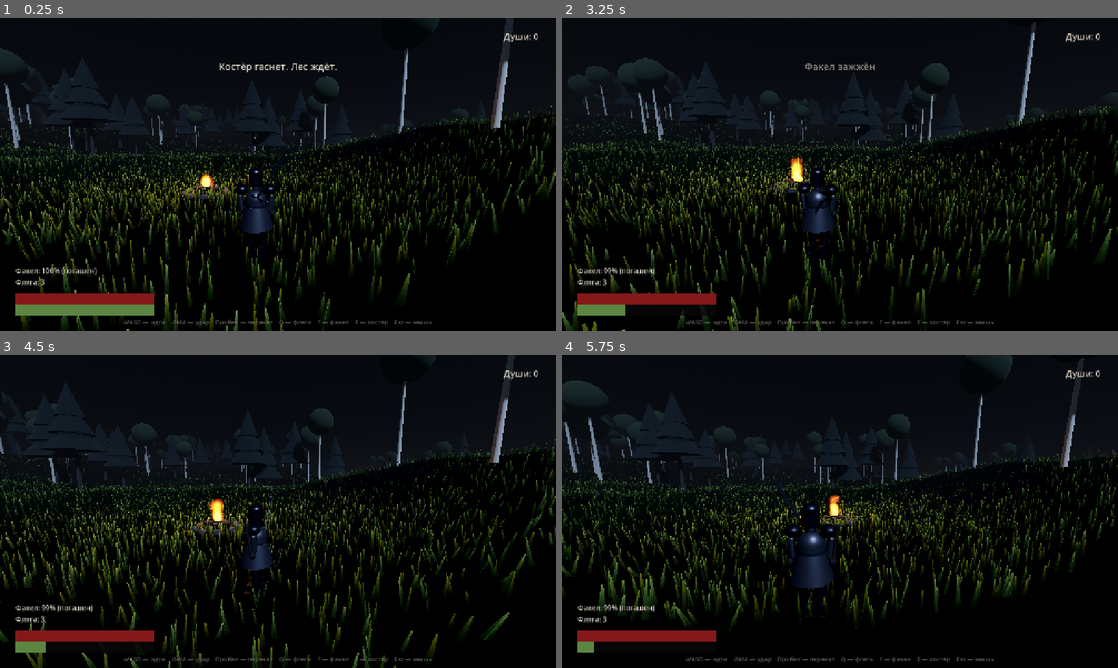
Above: before the commit, frames 1-4 (two rows, left to right).
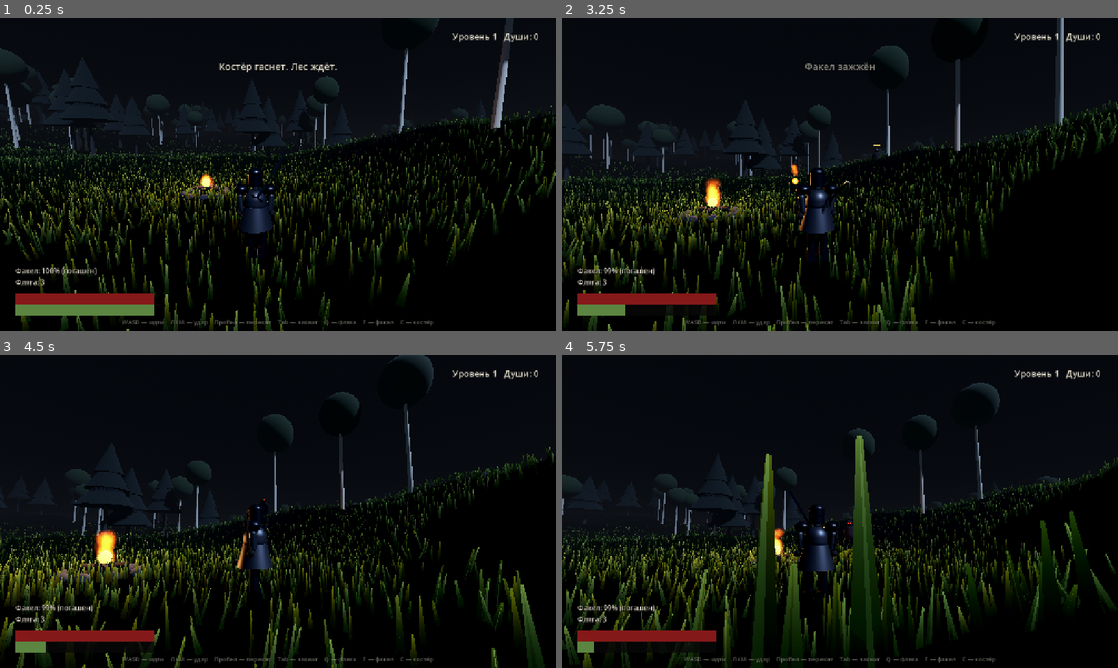
Above: after the commit, the same moments.

Repository: Dronec00/tropa
Game: Godot game, scene res://scenes/main.tscn
The game is run twice, just before and just after one commit, with the same random seed, the same clock (stepped at 60 frames per second) and the same inputs.
Inputs (mouse positions are in pixels of both pictures, inside the frame that each line leads up to):
- Up to frame 1 (0.25 s): no input
- Up to frame 2 (3.25 s): tap Enter at 0.5 s; move the mouse to (867, 174) at 0.52 s; hold 1 (upgrade_1, bound only after the commit) from 0.53 s (still down); click (867, 174) at 0.6 s; tap Q (heal) at 0.8, 1.35 s; move the mouse to (812, 174) at 1.27 s; click (812, 174) at 1.42 s; tap E (interact) at 1.55, 2.1 s; move the mouse to (851, 168) at 2.02 s; click (851, 168) at 2.17 s; tap F (torch) at 2.3, 2.85 s; move the mouse to (834, 180) at 2.77 s; click (834, 180) at 2.92 s; tap Tab (lock, bound only after the commit) at 3.05 s
- Up to frame 3 (4.5 s): move the mouse to (316, 514) at 3.52 s; tap Tab (lock, bound only after the commit) at 3.6 s; click (316, 514) at 3.67 s; tap 2 (upgrade_2, bound only after the commit) at 3.8, 4.35 s; tap Escape (ui_cancel) at 4.15 s; move the mouse to (111, 464) at 4.27 s; release 1 (upgrade_1, bound only after the commit) at 4.28 s; hold A (move_left) from 4.28 s (still down)
- Up to frame 4 (5.75 s): click (673, 464) at 4.55 s; move the mouse to (867, 511) at 5.02 s; release A (move_left) at 5.03 s; hold S (move_back) from 5.03 s (still down); click (867, 511) at 5.1 s; tap Q (heal) at 5.3 s

The runs differ from the first frame. In frame 1, 0.5% of the frame differs, in the area x 14-97%, y 4-99%; in frame 2, 20%; in frame 3, 22%; in frame 4, 25%, in the area x 0-100%, y 0-100%.

Commit message:
Лок-он, прокачка у костра, леший и кикимора
- Tab: захват ближайшей цели в конусе, маркер над головой, камера ведёт
- костёр открывает меню уровней: 4 ветки, клавиши 1-4, цена растёт
- ветки влияют на урон, здоровье/силы, радиус лока, флягу и факел
- леший: танк с широким замахом
- кикимора: дистанционный бой, снаряд тянет игрока
- огонь факела повышает радиус агрессии врагов
- TODO.md, run.sh, инструкция по запуску в README

Diff:
--- /dev/null
+++ b/scripts/bolt.gd
@@ -0,0 +1,51 @@
+extends Node3D
+
+## Снаряд кикиморы: светящийся сгусток, который летит в игрока и тянет его к себе.
+
+var target: Node3D
+var damage := 15.0
+var speed := 11.0
+var pull := 4.5
+var _life := 4.0
+
+func _ready() -> void:
+	var mesh := MeshInstance3D.new()
+	var sphere := SphereMesh.new()
+	sphere.radius = 0.13
+	sphere.height = 0.26
+	mesh.mesh = sphere
+
+	var mat := StandardMaterial3D.new()
+	mat.albedo_color = Color(0.45, 1.0, 0.95)
+	mat.emission_enabled = true
+	mat.emission = Color(0.3, 0.9, 0.85)
+	mat.emission_energy_multiplier = 5.0
+	mat.shading_mode = BaseMaterial3D.SHADING_MODE_UNSHADED
+	mesh.material_override = mat
+	add_child(mesh)
+
+	var light := OmniLight3D.new()
+	light.light_color = Color(0.4, 0.95, 0.9)
+	light.light_energy = 1.2
+	light.omni_range = 4.0
+	add_child(light)
+
+func _process(delta: float) -> void:
+	_life -= delta
+	if _life <= 0.0 or target == null or not is_instance_valid(target):
+		queue_free()
+		return
+
+	var aim := target.global_position + Vector3.UP * 1.0
+	var to := aim - global_position
+	var step := speed * delta
+
+	if to.length() <= step + 0.45:
+		if target.has_method("take_damage"):
+			target.take_damage(damage, self)
+		if target.has_method("apply_impulse"):
+			target.apply_impulse(to.normalized() * pull)
+		queue_free()
+		return
+
+	global_position += to.normalized() * step
--- a/scripts/enemy.gd
+++ b/scripts/enemy.gd
@@ -5,7 +5,9 @@
 enum State { IDLE, CHASE, WINDUP, STRIKE, RECOVER, STAGGER }
 
 const GRAVITY := 18.0
-
+const BoltScript := preload("res://scripts/bolt.gd")
+
+var kind := "wolf"
 var target: Node3D
 var max_health := 90.0
 var health := 90.0
@@ -18,70 +20,143 @@
 var state: State = State.IDLE
 var _timer := 0.0
 var _dead := false
+var _torch_bonus := 1.0
 
 var _model: Node3D
 var _body_mat: StandardMaterial3D
 var _eye_mat: StandardMaterial3D
 var _weapon_pivot: Node3D
 
+func setup(new_kind: String) -> void:
+	kind = new_kind
+	match kind:
+		"leshy":
+			max_health = 240.0
+			damage = 30.0
+			speed = 1.9
+			aggro_range = 20.0
+			attack_range = 3.2
+			souls_reward = 120
+		"kikimora":
+			max_health = 70.0
+			damage = 15.0
+			speed = 2.7
+			aggro_range = 24.0
+			attack_range = 11.0
+			souls_reward = 90
+		_:
+			kind = "wolf"
+			max_health = 90.0
+			damage = 18.0
+			speed = 3.3
+			aggro_range = 22.0
+			attack_range = 2.5
+			souls_reward = 45
+	health = max_health
+
 func _ready() -> void:
 	_build_model()
 	health = max_health
+	add_to_group("enemies")
+
+func is_alive() -> bool:
+	return not _dead
+
+func marker_height() -> float:
+	match kind:
+		"leshy":
+			return 3.2
+		"kikimora":
+			return 2.2
+		_:
+			return 2.1
+
+# --- модель ---
 
 func _build_model() -> void:
 	_model = Node3D.new()
 	add_child(_model)
-
-	_body_mat = StandardMaterial3D.new()
-	_body_mat.albedo_color = Color(0.09, 0.09, 0.10)
-	_body_mat.roughness = 1.0
-
-	var body := MeshInstance3D.new()
-	var body_mesh := CapsuleMesh.new()
-	body_mesh.radius = 0.42
-	body_mesh.height = 1.3
-	body.mesh = body_mesh
-	body.position.y = 0.85
+	_eye_mat = StandardMaterial3D.new()
+	_eye_mat.emission_enabled = true
+	_eye_mat.emission_energy_multiplier = 1.8
+
+	match kind:
+		"leshy":
+			_build_leshy()
+		"kikimora":
+			_build_kikimora()
+		_:
+			_build_wolf()
+
+func _build_wolf() -> void:
+	_body_mat = _mat(Color(0.09, 0.09, 0.10))
+	_eye_mat.albedo_color = Color(0.9, 0.15, 0.1)
+	_eye_mat.emission = Color(1.0, 0.12, 0.08)
+
+	var body := _add(_capsule(0.42, 1.3), _body_mat, Vector3(0, 0.85, 0))
 	body.rotation.x = 0.18
-	body.material_override = _body_mat
-	_model.add_child(body)
-
-	var head := MeshInstance3D.new()
-	var head_mesh := SphereMesh.new()
-	head_mesh.radius = 0.26
-	head_mesh.height = 0.5
-	head.mesh = head_mesh
-	head.position = Vector3(0, 1.55, -0.12)
-	head.material_override = _body_mat
-	_model.add_child(head)
-
-	_eye_mat = StandardMaterial3D.new()
-	_eye_mat.albedo_color = Color(0.9, 0.15, 0.1)
-	_eye_mat.emission_enabled = true
-	_eye_mat.emission = Color(1.0, 0.12, 0.08)
-	_eye_mat.emission_energy_multiplier = 1.8
-
+	_add(_sphere(0.26), _body_mat, Vector3(0, 1.55, -0.12))
 	for x in [-0.09, 0.09]:
-		var eye := MeshInstance3D.new()
-		var eye_mesh := SphereMesh.new()
-		eye_mesh.radius = 0.045
-		eye_mesh.height = 0.09
-		eye.mesh = eye_mesh
-		eye.position = Vector3(x, 1.6, -0.34)
-		eye.material_override = _eye_mat
-		_model.add_child(eye)
+		_add(_sphere(0.045), _eye_mat, Vector3(x, 1.6, -0.34))
 
 	_weapon_pivot = Node3D.new()
 	_weapon_pivot.position = Vector3(0.44, 1.3, -0.2)
 	_model.add_child(_weapon_pivot)
-
-	var claw := MeshInstance3D.new()
-	var claw_mesh := BoxMesh.new()
-	claw_mesh.size = Vector3(0.08, 0.9, 0.16)
-	claw.mesh = claw_mesh
-	claw.position.y = 0.42
-	claw.material_override = _body_mat
-	_weapon_pivot.add_child(claw)
+	var claw := _add(_box(Vector3(0.08, 0.9, 0.16)), _body_mat, Vector3(0, 0.42, 0))
+	claw.rotation.x = 0.1
+
+func _build_leshy() -> void:
+	_body_mat = _mat(Color(0.12, 0.10, 0.06))
+	_eye_mat.albedo_color = Color(1.0, 0.55, 0.1)
+	_eye_mat.emission = Color(1.0, 0.45, 0.06)
+
+	var trunk := _add(_cyl(0.34, 0.46, 1.9), _body_mat, Vector3(0, 1.55, 0))
+	trunk.rotation.x = 0.06
+	_add(_sphere(0.31), _body_mat, Vector3(0, 2.65, -0.05))
+
+	# рога
+	for side in [-1.0, 1.0]:
+		var antler := _add(_cyl(0.03, 0.06, 0.75), _body_mat, Vector3(side * 0.2, 2.95, 0.0))
+		antler.rotation = Vector3(-0.25, 0.0, side * -0.55)
+		var tip := _add(_cyl(0.02, 0.03, 0.4), _body_mat, Vector3(side * 0.42, 3.2, 0.0))
+		tip.rotation = Vector3(-0.5, 0.0, side * -0.9)
+
+	for x in [-0.11, 0.11]:
+		_add(_sphere(0.055), _eye_mat, Vector3(x, 2.7, -0.27))
+
+	# руки-ветки
+	for side in [-1.0, 1.0]:
+		var arm := _add(_cyl(0.06, 0.09, 1.1), _body_mat, Vector3(side * 0.46, 1.7, 0.0))
+		arm.rotation.z = side * 0.18
+
+	_weapon_pivot = Node3D.new()
+	_weapon_pivot.position = Vector3(0.55, 1.5, -0.1)
+	_model.add_child(_weapon_pivot)
+	var club := _add(_cyl(0.10, 0.16, 1.3), _body_mat, Vector3(0, 0.6, 0))
+	club.rotation.x = 0.15
+
+func _build_kikimora() -> void:
+	_body_mat = _mat(Color(0.16, 0.20, 0.17))
+	_eye_mat.albedo_color = Color(0.4, 0.95, 0.9)
+	_eye_mat.emission = Color(0.3, 0.9, 0.85)
+
+	var robe := _add(_cyl(0.16, 0.42, 1.15), _body_mat, Vector3(0, 0.6, 0))
+	robe.rotation.x = 0.0
+	_add(_capsule(0.17, 0.6), _body_mat, Vector3(0, 1.35, 0))
+	_add(_sphere(0.18), _body_mat, Vector3(0, 1.75, -0.02))
+	for x in [-0.07, 0.07]:
+		_add(_sphere(0.04), _eye_mat, Vector3(x, 1.78, -0.15))
+
+	for side in [-1.0, 1.0]:
+		var arm := _add(_cyl(0.035, 0.05, 0.85), _body_mat, Vector3(side * 0.26, 1.35, 0.0))
+		arm.rotation.z = side * 0.35
+
+	_weapon_pivot = Node3D.new()
+	_weapon_pivot.position = Vector3(-0.3, 1.6, -0.1)
+	_model.add_child(_weapon_pivot)
+	_add(_sphere(0.08), _eye_mat, Vector3(0, 0.0, 0))
+
+# --- поведение ---
 
 func _physics_process(delta: float) -> void:
 	if _dead:
@@ -100,24 +175,16 @@
 	to.y = 0.0
 	var dist := to.length()
 	var dir := to.normalized() if dist > 0.01 else Vector3.ZERO
-
 	_timer -= delta
 
 	match state:
 		State.IDLE:
 			velocity.x = 0.0
 			velocity.z = 0.0
-			if dist < aggro_range:
+			if dist < aggro_range * _torch_bonus:
 				_set_state(State.CHASE, 0.0)
 		State.CHASE:
-			if dist > attack_range:
-				velocity.x = dir.x * speed
-				velocity.z = dir.z * speed
-				_face(dir, delta, 7.0)
-			else:
-				velocity.x = 0.0
-				velocity.z = 0.0
-				_set_state(State.WINDUP, 0.55)
+			_chase(dist, dir, delta)
 		State.WINDUP:
 			velocity.x = 0.0
 			velocity.z = 0.0
@@ -128,10 +195,8 @@
 			velocity.x = 0.0
 			velocity.z = 0.0
 			if _timer <= 0.0:
-				var hit_dist := global_position.distance_to(target.global_position)
-				if hit_dist < attack_range + 0.7 and target.has_method("take_damage"):
-					target.take_damage(damage, self)
-				_set_state(State.RECOVER, 0.7)
+				_strike(dist)
+				_set_state(State.RECOVER, 0.7 if kind != "kikimora" else 1.1)
 		State.RECOVER:
 			velocity.x = 0.0
 			velocity.z = 0.0
@@ -144,6 +209,51 @@
 				_set_state(State.CHASE, 0.0)
 
 	move_and_slide()
+
+func _chase(dist: float, dir: Vector3, delta: float) -> void:
+	if kind == "kikimora":
+		if dist < 5.0:
+			velocity.x = -dir.x * speed
+			velocity.z = -dir.z * speed
+			_face(dir, delta, 6.0)
+		elif dist > attack_range:
+			velocity.x = dir.x * speed
+			velocity.z = dir.z * speed
+			_face(dir, delta, 6.0)
+		else:
+			velocity.x = 0.0
+			velocity.z = 0.0
+			_face(dir, delta, 5.0)
+			_set_state(State.WINDUP, 0.85)
+		return
+
+	if dist > attack_range:
+		velocity.x = dir.x * speed
+		velocity.z = dir.z * speed
+		_face(dir, delta, 7.0)
+	else:
+		velocity.x = 0.0
+		velocity.z = 0.0
+		_set_state(State.WINDUP, 0.55 if kind == "wolf" else 0.9)
+
+func _strike(dist: float) -> void:
+	if kind == "kikimora":
+		_cast_bolt()
+		return
+
+	var reach := attack_range + (0.7 if kind == "wolf" else 0.6)
+	if dist < reach and target.has_method("take_damage"):
+		target.take_damage(damage, self)
+
+func _cast_bolt() -> void:
+	if target == null or not is_instance_valid(target):
+		return
+	var bolt = BoltScript.new()
+	bolt.target = target
+	bolt.damage = damage
+	get_parent().add_child(bolt)
+	var forward := -_model.global_transform.basis.z
+	bolt.global_position = global_position + Vector3.UP * 1.5 + forward * 0.7
 
 func _face(dir: Vector3, delta: float, speed_factor: float) -> void:
 	if dir.length() < 0.01:
@@ -181,9 +291,62 @@
 		died.emit(souls_reward, global_position)
 		queue_free()
 	else:
-		_set_state(State.STAGGER, 0.34)
+		if state != State.STRIKE:
+			_set_state(State.STAGGER, 0.30)
+
+func set_torch_bonus(multiplier: float) -> void:
+	_torch_bonus = multiplier
 
 func _flash() -> void:
 	var flash := create_tween()
 	flash.tween_property(_body_mat, "albedo_color", Color(0.8, 0.15, 0.1), 0.05)
-	flash.tween_property(_body_mat, "albedo_color", Color(0.09, 0.09, 0.10), 0.22)
+	flash.tween_property(_body_mat, "albedo_color", _base_color(), 0.22)
+
+func _base_color() -> Color:
+	match kind:
+		"leshy":
+			return Color(0.12, 0.10, 0.06)
+		"kikimora":
+			return Color(0.16, 0.20, 0.17)
+		_:
+			return Color(0.09, 0.09, 0.10)
+
+# --- мелочи ---
+
+func _mat(color: Color) -> StandardMaterial3D:
+	var m := StandardMaterial3D.new()
+	m.albedo_color = color
+	m.roughness = 1.0
+	return m
+
+func _add(mesh: Mesh, material: Material, pos: Vector3) -> MeshInstance3D:
+	var mi := MeshInstance3D.new()
+	mi.mesh = mesh
+	mi.material_override = material
+	mi.position = pos
+	_model.add_child(mi)
+	return mi
+
+func _box(size: Vector3) -> BoxMesh:
+	var m := BoxMesh.new()
+	m.size = size
+	return m
+
+func _cyl(top: float, bottom: float, height: float) -> CylinderMesh:
+	var m := CylinderMesh.new()
+	m.top_radius = top
+	m.bottom_radius = bottom
+	m.height = height
+	return m
+
+func _sphere(radius: float) -> SphereMesh:
+	var m := SphereMesh.new()
+	m.radius = radius
+	m.height = radius * 2.0
+	return m
+
+func _capsule(radius: float, height: float) -> CapsuleMesh:
+	var m := CapsuleMesh.new()
+	m.radius = radius
+	m.height = height
+	return m
--- a/scripts/hud.gd
+++ b/scripts/hud.gd
@@ -9,6 +9,11 @@
 var _flask_label: Label
 var _torch_label: Label
 var _notice_label: Label
+var _level_panel: Control
+var _level_title: Label
+var _level_cost: Label
+var _level_rows: Array[Label] = []
+var levels_visible := false
 var _hurt: ColorRect
 
 var _notice_timer := 0.0
@@ -35,6 +40,8 @@
 	_flask_label = _make_label(Vector2(36, 596), Vector2(320, 24), 16)
 	_flask_label.text = "Фляга: 3"
 
+	_build_level_panel()
+
 	_torch_label = _make_label(Vector2(36, 570), Vector2(320, 24), 16)
 	_torch_label.text = "Факел: 100%"
 
@@ -49,7 +56,69 @@
 	var hint := _make_label(Vector2(0, 690), Vector2(1280, 24), 14)
 	hint.horizontal_alignment = HORIZONTAL_ALIGNMENT_CENTER
 	hint.modulate = Color(1, 1, 1, 0.45)
-	hint.text = "WASD — идти    ЛКМ — удар    Пробел — перекат    Q — фляга    F — факел    E — костёр    Esc — мышь"
+	hint.text = "WASD — идти    ЛКМ — удар    Пробел — перекат    Tab — захват    Q — фляга    F — факел    E — костёр"
+
+func _build_level_panel() -> void:
+	_level_panel = Control.new()
+	_level_panel.position = Vector2(320, 150)
+	_level_panel.size = Vector2(640, 360)
+	_level_panel.visible = false
+	_level_panel.mouse_filter = Control.MOUSE_FILTER_IGNORE
+	_root.add_child(_level_panel)
+
+	var bg := ColorRect.new()
+	bg.color = Color(0.02, 0.02, 0.025, 0.88)
+	bg.size = Vector2(640, 360)
+	bg.mouse_filter = Control.MOUSE_FILTER_IGNORE
+	_level_panel.add_child(bg)
+
+	var frame := ColorRect.new()
+	frame.color = Color(0.35, 0.30, 0.22, 0.9)
+	frame.position = Vector2(0, 0)
+	frame.size = Vector2(640, 2)
+	_level_panel.add_child(frame)
+	var frame2 := ColorRect.new()
+	frame2.color = Color(0.35, 0.30, 0.22, 0.9)
+	frame2.position = Vector2(0, 358)
+	frame2.size = Vector2(640, 2)
+	_level_panel.add_child(frame2)
+
+	_level_title = _make_label(Vector2(28, 22), Vector2(580, 34), 24, _level_panel)
+	_level_title.text = "У КОСТРА"
+
+	_level_cost = _make_label(Vector2(28, 62), Vector2(580, 26), 16, _level_panel)
+	_level_cost.text = ""
+
+	for i in 4:
+		var row := _make_label(Vector2(28, 110 + i * 44), Vector2(584, 34), 18, _level_panel)
+		_level_rows.append(row)
+
+	var foot := _make_label(Vector2(28, 300), Vector2(584, 26), 15, _level_panel)
+	foot.modulate = Color(1, 1, 1, 0.6)
+	foot.text = "1-4 — вложить души    E — закрыть"
+
+func show_levels(target) -> void:
+	levels_visible = true
+	_level_panel.visible = true
+	refresh_levels(target)
+
+func hide_levels() -> void:
+	levels_visible = false
+	_level_panel.visible = false
+
+func refresh_levels(target) -> void:
+	if target == null:
+		return
+	_level_title.text = "УРОВЕНЬ %d" % target.soul_level
+	_level_cost.text = "Души: %d      Следующий уровень: %d" % [target.souls, target.level_cost()]
+	var rows := [
+		"1   Сила              %d      урон +%d" % [target.strength, int(target.strength * 6)],
+		"2   Выносливость      %d      здоровье +%d" % [target.endurance, int(target.endurance * 15)],
+		"3   Чутьё             %d      захват +%d м" % [target.perception, int(target.perception * 3)],
+		"4   Ремесло           %d      фляга +%d" % [target.craft, int(target.craft * 15)],
+	]
+	for i in rows.size():
+		_level_rows[i].text = rows[i]
 
 func _make_bar(pos: Vector2, size: Vector2, fill_color: Color) -> ProgressBar:
 	var bar := ProgressBar.new()
@@ -72,7 +141,7 @@
 	_root.add_child(bar)
 	return bar
 
-func _make_label(pos: Vector2, size: Vector2, font_size: int) -> Label:
+func _make_label(pos: Vector2, size: Vector2, font_size: int, parent: Control = null) -> Label:
 	var label := Label.new()
 	label.position = pos
 	label.size = size
@@ -82,7 +151,9 @@
 	label.add_theme_constant_override("shadow_offset_x", 1)
 	label.add_theme_constant_override("shadow_offset_y", 1)
 	label.mouse_filter = Control.MOUSE_FILTER_IGNORE
-	_root.add_child(label)
+	if parent == null:
+		parent = _root
+	parent.add_child(label)
 	return label
 
 func bind(target) -> void:
@@ -90,6 +161,7 @@
 	player.health_changed.connect(set_health)
 	player.stamina_changed.connect(set_stamina)
 	player.souls_changed.connect(set_souls)
+	player.stats_changed.connect(func(): set_souls(player.souls))
 	set_health(player.health, player.max_health)
 	set_stamina(player.stamina, player.max_stamina)
 	set_souls(player.souls)
@@ -106,7 +178,10 @@
 	_sp.value = current
 
 func set_souls(total: int) -> void:
-	_souls_label.text = "Души: %d" % total
+	var lvl: int = 1
+	if player:
+		lvl = player.soul_level
+	_souls_label.text = "Уровень %d   Души: %d" % [lvl, total]
 
 func show_notice(text: String, duration: float = 2.0) -> void:
 	_notice_label.text = text
@@ -124,6 +199,8 @@
 
 	if player and is_instance_valid(player):
 		_flask_label.text = "Фляга: %d" % player.flasks
+		if levels_visible:
+			refresh_levels(player)
 		var fuel := int(round(player.torch_fuel / player.torch_max * 100.0))
 		var state := "горит" if player.torch_lit else "погашен"
 		_torch_label.text = "Факел: %d%% (%s)" % [fuel, state]
--- a/scripts/main.gd
+++ b/scripts/main.gd
@@ -18,7 +18,7 @@
 var _time := 0.0
 var _fire_light: OmniLight3D
 var _enemies: Array = []
-var _spawn_points: Array[Vector2] = []
+var _spawn_points: Array = []
 var _soul_orb: Node3D
 var _orb_base_y := 0.0
 var _dropped_souls := 0
@@ -37,7 +37,6 @@
 	_build_hud()
 	hud.show_notice("Костёр гаснет. Лес ждёт.", 4.0)
 
-
 func _process(delta: float) -> void:
 	_time += delta
 	if _fire_light:
@@ -48,6 +47,23 @@
 		_soul_orb.position.y = _orb_base_y + sin(_time * 2.0) * 0.15
 
 	if player == null or player.is_dead():
+		return
+
+	for enemy in _enemies:
+		if is_instance_valid(enemy):
+			enemy.set_torch_bonus(1.4 if player.torch_lit else 1.0)
+
+	if hud.levels_visible:
+		if Input.is_action_just_pressed("upgrade_1"):
+			player.spend_souls("strength")
+		elif Input.is_action_just_pressed("upgrade_2"):
+			player.spend_souls("endurance")
+		elif Input.is_action_just_pressed("upgrade_3"):
+			player.spend_souls("perception")
+		elif Input.is_action_just_pressed("upgrade_4"):
+			player.spend_souls("craft")
+		elif Input.is_action_just_pressed("interact") or Input.is_action_just_pressed("ui_cancel"):
+			hud.hide_levels()
 		return
 
 	if Input.is_action_just_pressed("interact") and player.global_position.distance_to(bonfire_pos) < 3.6:
@@ -69,6 +85,11 @@
 	_add_key("interact", KEY_E)
 	_add_key("heal", KEY_Q)
 	_add_key("torch", KEY_F)
+	_add_key("lock", KEY_TAB)
+	_add_key("upgrade_1", KEY_1)
+	_add_key("upgrade_2", KEY_2)
+	_add_key("upgrade_3", KEY_3)
+	_add_key("upgrade_4", KEY_4)
 	_add_mouse("attack", MOUSE_BUTTON_LEFT)
 
 func _add_key(action: StringName, keycode: Key) -> void:
@@ -349,17 +370,18 @@
 
 func _spawn_enemies() -> void:
 	_spawn_points = [
-		Vector2(15.0, -13.0),
-		Vector2(-20.0, -16.0),
-		Vector2(26.0, 12.0),
-		Vector2(-16.0, 22.0),
-		Vector2(9.0, -32.0),
+		{"pos": Vector2(15.0, -13.0), "kind": "wolf"},
+		{"pos": Vector2(-24.0, -20.0), "kind": "leshy"},
+		{"pos": Vector2(30.0, 16.0), "kind": "kikimora"},
+		{"pos": Vector2(-18.0, 24.0), "kind": "wolf"},
+		{"pos": Vector2(9.0, -34.0), "kind": "leshy"},
 	]
-	for point in _spawn_points:
-		_spawn_enemy(point)
-
-func _spawn_enemy(point: Vector2) -> void:
+	for entry in _spawn_points:
+		_spawn_enemy(entry["pos"], entry["kind"])
+
+func _spawn_enemy(point: Vector2, kind: String = "wolf") -> void:
 	var enemy = EnemyScene.instantiate()
+	enemy.setup(kind)
 	add_child(enemy)
 	var y: float = terrain.height_at(point.x, point.y) + 0.3
 	enemy.global_position = Vector3(point.x, y, point.y)
@@ -388,10 +410,12 @@
 	player.refill_torch()
 	_respawn_enemies()
 	hud.show_notice("Костёр принял тебя. Лес снова полон.", 3.5)
+	hud.show_levels(player)
 
 func _on_enemy_died(reward: int, at: Vector3) -> void:
-	player.add_souls(reward)
-	hud.show_notice("Души +%d" % reward, 1.5)
+	var gained := int(round(reward * (1.0 + player.perception * 0.1)))
+	player.add_souls(gained)
+	hud.show_notice("Души +%d" % gained, 1.5)
 
 func _on_player_died() -> void:
 	_dropped_souls = player.souls
--- a/scripts/player.gd
+++ b/scripts/player.gd
@@ -5,6 +5,8 @@
 signal souls_changed(total: int)
 signal notice(text: String)
 signal died
+signal stats_changed
+signal lock_changed(target)
 
 const MOVE_SPEED := 4.4
 const ROLL_SPEED := 10.5
@@ -27,6 +29,18 @@
 var souls := 0
 var flasks := 3
 var damage_bonus := 0.0
+var flask_heal := 45.0
+
+var soul_level := 1
+var strength := 0
+var endurance := 0
+var perception := 0
+var craft := 0
+
+var lock_target: Node3D
+var lock_range := 20.0
+var _lock_marker: MeshInstance3D
+var _impulse := Vector3.ZERO
 
 var _dead := false
 var _roll_timer := 0.0
@@ -57,12 +71,31 @@
 
 func _ready() -> void:
 	_build_model()
+	_build_lock_marker()
 	arm.add_excluded_object(get_rid())
 	arm.rotation.x = -0.14
 	Input.mouse_mode = Input.MOUSE_MODE_CAPTURED
 	health_changed.emit(health, max_health)
 	stamina_changed.emit(stamina, max_stamina)
 	souls_changed.emit(souls)
+
+func _build_lock_marker() -> void:
+	_lock_marker = MeshInstance3D.new()
+	var torus := TorusMesh.new()
+	torus.inner_radius = 0.26
+	torus.outer_radius = 0.34
+	torus.rings = 16
+	torus.ring_segments = 8
+	_lock_marker.mesh = torus
+	var mat := StandardMaterial3D.new()
+	mat.albedo_color = Color(1.0, 0.78, 0.35)
+	mat.emission_enabled = true
+	mat.emission = Color(1.0, 0.7, 0.25)
+	mat.emission_energy_multiplier = 3.0
+	mat.shading_mode = BaseMaterial3D.SHADING_MODE_UNSHADED
+	_lock_marker.material_override = mat
+	_lock_marker.visible = false
+	add_child(_lock_marker)
 
 func _build_model() -> void:
 	var parts := KnightModelScript.build(model)
@@ -72,6 +105,8 @@
 	_torch_particles = parts["torch_particles"]
 
 func _process(delta: float) -> void:
+	if _lock_marker.visible:
+		_lock_marker.rotate_y(0.04)
 	if torch_lit:
 		_torch_time += delta
 		torch_fuel = maxf(0.0, torch_fuel - delta)
@@ -146,6 +181,13 @@
 			var target_yaw := atan2(-move_dir.x, -move_dir.z)
 			model.rotation.y = lerp_angle(model.rotation.y, target_yaw, 14.0 * delta)
 
+	velocity.x += _impulse.x
+	velocity.z += _impulse.z
+	_impulse = _impulse.move_toward(Vector3.ZERO, 30.0 * delta)
+
+	if lock_target and is_instance_valid(lock_target):
+		_update_lock_camera(delta)
+
 	move_and_slide()
 
 	var regen := 12.0 if _roll_timer <= 0.0 and _attack_cd <= 0.0 else 4.0
@@ -160,6 +202,101 @@
 		_try_heal()
 	if Input.is_action_just_pressed("torch"):
 		toggle_torch()
+	if Input.is_action_just_pressed("lock"):
+		toggle_lock()
+
+	if lock_target and (not is_instance_valid(lock_target) or not lock_target.is_alive()
+			or global_position.distance_to(lock_target.global_position) > lock_range * 1.4):
+		release_lock()
+
+# --- лок-он ---
+
+func toggle_lock() -> void:
+	if lock_target and is_instance_valid(lock_target):
+		release_lock()
+		return
+	var best: Node3D = null
+	var best_score := 1e9
+	var forward := -camera.global_transform.basis.z
+	for enemy in get_tree().get_nodes_in_group("enemies"):
+		if not is_instance_valid(enemy) or not enemy.is_alive():
+			continue
+		var dist: float = global_position.distance_to(enemy.global_position)
+		if dist > lock_range:
+			continue
+		var to: Vector3 = (enemy.global_position - global_position).normalized()
+		var facing: float = forward.dot(to)
+		if facing < 0.15:
+			continue
+		var score: float = dist * (1.7 - facing)
+		if score < best_score:
+			best_score = score
+			best = enemy
+	if best:
+		lock_target = best
+		_lock_marker.reparent(best)
+		_lock_marker.position = Vector3(0, best.marker_height(), 0)
+		_lock_marker.visible = true
+		lock_changed.emit(best)
+
+func release_lock() -> void:
+	if _lock_marker.get_parent() != self:
+		_lock_marker.reparent(self)
+	_lock_marker.position = Vector3.ZERO
+	_lock_marker.visible = false
+	lock_target = null
+	lock_changed.emit(null)
+
+func _update_lock_camera(delta: float) -> void:
+	var aim := lock_target.global_position + Vector3.UP * 1.1
+	var to_aim := aim - (global_position + Vector3.UP * 1.5)
+	var yaw := atan2(-to_aim.x, -to_aim.z)
+	rig.rotation.y = lerp_angle(rig.rotation.y, yaw, 7.0 * delta)
+	var flat := Vector2(to_aim.x, to_aim.z).length()
+	var pitch := clampf(atan2(to_aim.y, flat), -0.75, 0.45)
+	arm.rotation.x = lerp_angle(arm.rotation.x, pitch, 5.0 * delta)
+
+# --- прокачка ---
+
+func level_cost() -> int:
+	return 45 + 40 * (soul_level - 1)
+
+func spend_souls(branch: String) -> bool:
+	var cost := level_cost()
+	if souls < cost:
+		notice.emit("Не хватает душ: нужно %d" % cost)
+		return false
+	souls -= cost
+	soul_level += 1
+	match branch:
+		"strength":
+			strength += 1
+			damage_bonus += 6.0
+			notice.emit("Сила +1 — урон меча вырос")
+		"endurance":
+			endurance += 1
+			max_health += 15.0
+			max_stamina += 12.0
+			health = minf(max_health, health + 15.0)
+			notice.emit("Выносливость +1 — здоровья и сил больше")
+		"perception":
+			perception += 1
+			lock_range += 3.0
+			notice.emit("Чутьё +1 — лок-он дальше")
+		"craft":
+			craft += 1
+			flask_heal += 15.0
+			torch_max += 15.0
+			notice.emit("Ремесло +1 — фляга и факел крепче")
+	souls_changed.emit(souls)
+	stats_changed.emit()
+	health_changed.emit(health, max_health)
+	stamina_changed.emit(stamina, max_stamina)
+	return true
+
+func apply_impulse(force: Vector3) -> void:
+	force.y = 0.0
+	_impulse += force
 
 func _try_roll(move_dir: Vector3) -> void:
 	if _roll_timer > 0.0 or _attack_cd > 0.0 or stamina < ROLL_COST:
@@ -219,7 +356,7 @@
 		return
 	flasks -= 1
 	_heal_cd = 1.0
-	health = minf(max_health, health + 45.0)
+	health = minf(max_health, health + flask_heal)
 	health_changed.emit(health, max_health)
 	notice.emit("Фляга: осталось %d" % flasks)
 
Not shown, added: TODO.md
Not shown, added: run.sh
